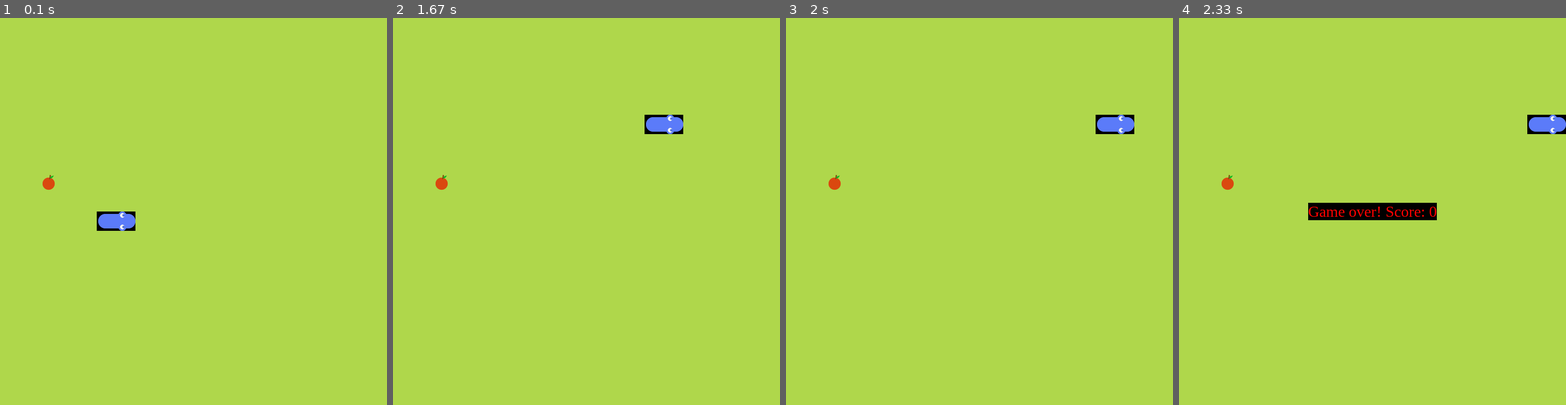
Above: before the commit, frames 1-4 (left to right).
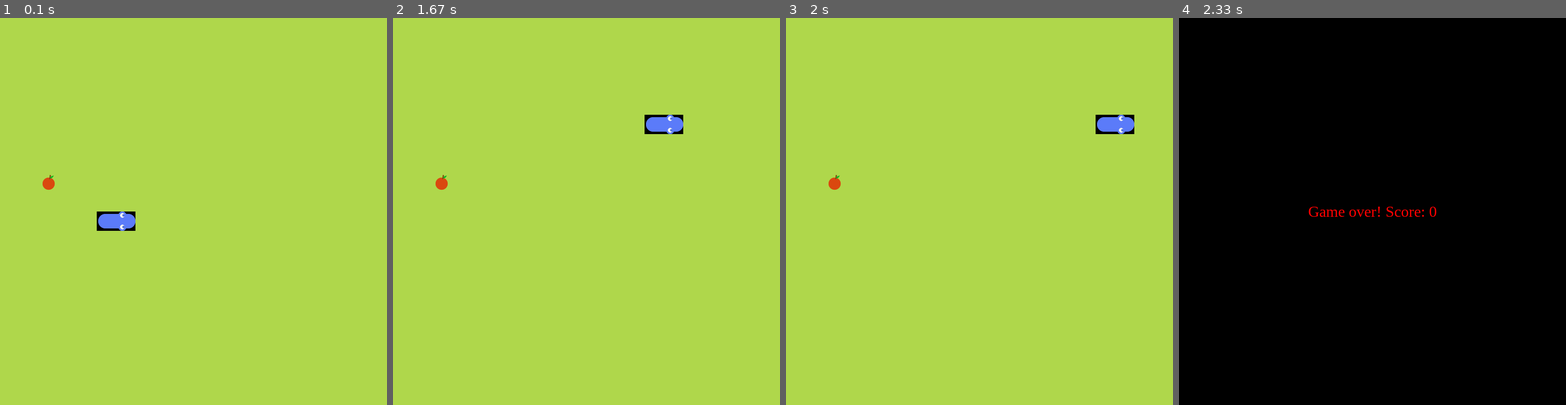
Above: after the commit, the same moments.

Repository: tenos200/snakePygame
Game: pygame game, started from snake.py
Same seed, same stepped clock (60 frames per second), same inputs: the game is played once before the commit and once after it.
Inputs:
- Up to frame 1 (0.1 s): no input
- Up to frame 2 (1.67 s): hold Right 0.33-0.8 s; hold Up 0.83-1.3 s; hold Right from 1.33 s (still down)
- Up to frame 3 (2 s): release Right at 1.8 s
- Up to frame 4 (2.33 s): no input

Frames 1-3 are identical in both runs. In frame 4, 98% of the frame differs, in the area x 0-100%, y 0-100%.

Commit message:
still slow first loading screen

Diff:
--- a/snake.py
+++ b/snake.py
@@ -43,7 +43,7 @@
 
 
 
-    def draw_snake(self, board):
+    def draw_snake(self):
         self.update_head_graphics()
         self.update_tail_grahpics()
 
@@ -136,7 +136,7 @@
         self.apple_graphic = pg.image.load(
                 'graphics/apple.png').convert_alpha()
 
-    def place_food(self, board):
+    def place_food(self):
         food_rect = pg.Rect(self.vector.x * cell_size,
                 self.vector.y * cell_size, cell_size, cell_size)
         board.blit(self.apple_graphic, food_rect)
@@ -163,8 +163,8 @@
         self.check_boundary()
 
     def draw_elements(self):
-        self.snake.draw_snake(board)
-        self.food.place_food(board)
+        self.snake.draw_snake()
+        self.food.place_food()
 
     def check_position(self):
         if self.food.vector == self.snake.body[0]:
@@ -196,13 +196,14 @@
 
     def display_message(self, message):
         #this method could be what is causing the issue investigate this further.
-        self.bg_color = self.game_over_color
+        board.fill(self.game_over_color)
         font = pg.font.SysFont('timesnewroman', 32)
         text = font.render(message, True,
                 (255, 0, 0), (0, 0, 0))
         textRect = text.get_rect()
         textRect.center = (cell_number*cell_size / 2, cell_number*cell_size / 2)
         board.blit(text, textRect)
+        pg.display.update()
 
     def run(self):
 
@@ -244,7 +245,6 @@
 
 cell_size = 40
 cell_number = 20
-
 pg.init()
 board = pg.display.set_mode((cell_size * cell_number,
     cell_size * cell_number))
